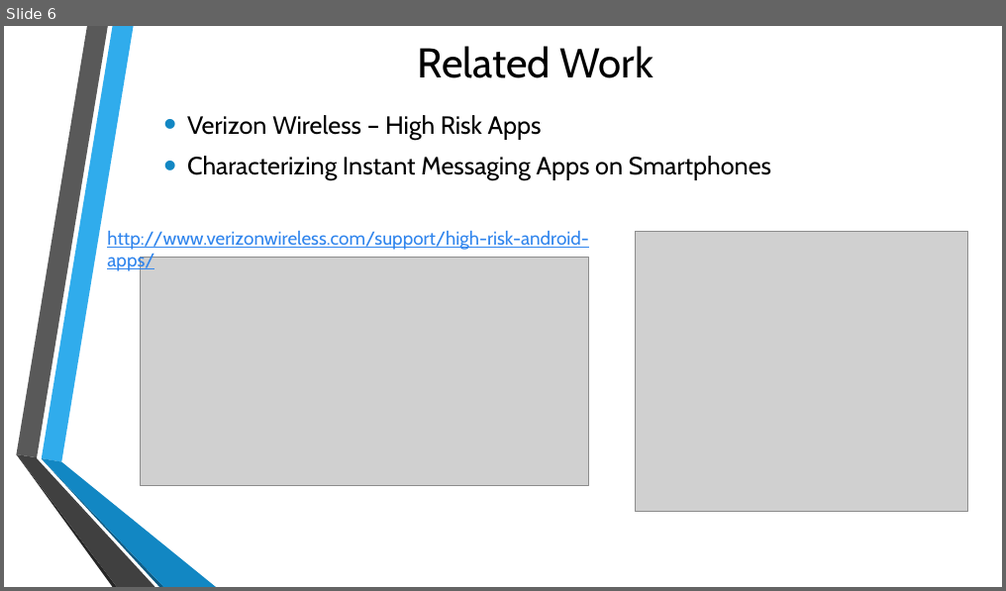
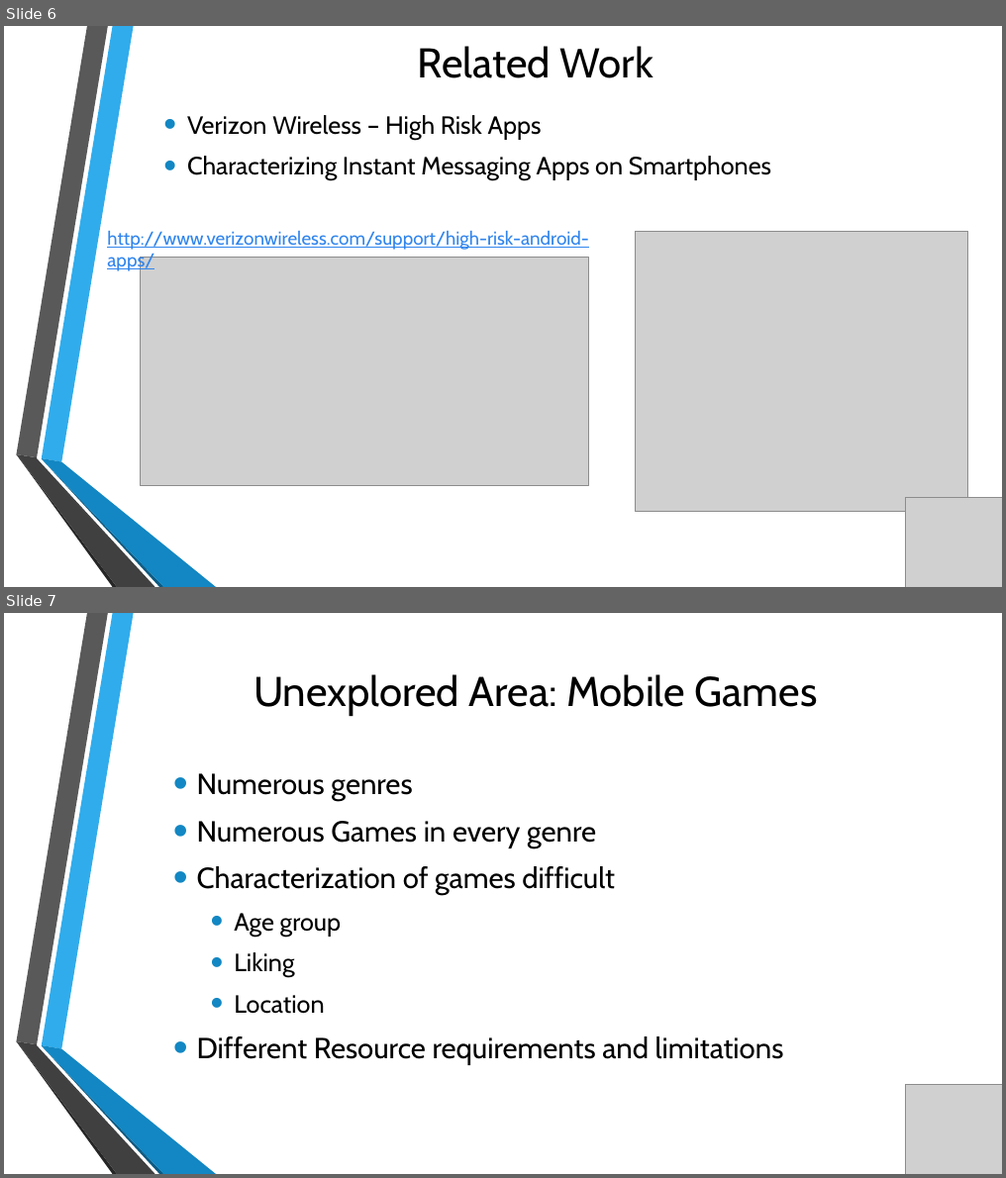
Before and after one commit to milindhg/Hunger_Games-Android_Games_Analysis, a slide deck: Final Report/Android Games Analysis Final Presentation1.pptx. Shown one above the other, each under a label of ours: slide 6 before the commit, slides 6 and 7 after it. The pictures are 1006x591 and 1006x1178 pixels, drawn with LibreOffice and Linux fonts; fonts in the diff are those of the drawing; grey boxes stand for pictures; background and template pictures are left out. Boxes give left, top, right and bottom in pixels: in the first picture for what was removed or moved away, otherwise in the second. Text is boxed around its words. In the diff, an @@ line names an element or a change of style, - is before the commit and + after.

```diff
--- a/Final Report/Android Games Analysis Final Presentation1.pptx
+++ b/Final Report/Android Games Analysis Final Presentation1.pptx
@@ slide 7 added at <box>4,613,1002,1174</box>, background picture (left out); not listed: 6 template elements that a slide beside it also shows @@
@@ title added at <box>253,674,818,715</box>, 40 pt, text #000000 @@
+Unexplored Area: Mobile Games
@@ text added at <box>197,773,784,1065</box>, 28 pt, text #000000 @@
+• Numerous genres
+• Numerous Games in every genre
+• Characterization of games difficult
+  • Age group
+  • Liking
+  • Location
+• Different Resource requirements and limitations
@@ picture added at <box>905,1085,1002,1174</box> @@
@@ slide 6 changed as well @@
@@ picture added at <box>905,498,1002,587</box> @@
```
Also in this commit, not shown: 25 other slides changed, 3 other slides added, 3 slides removed, 1 other file.
